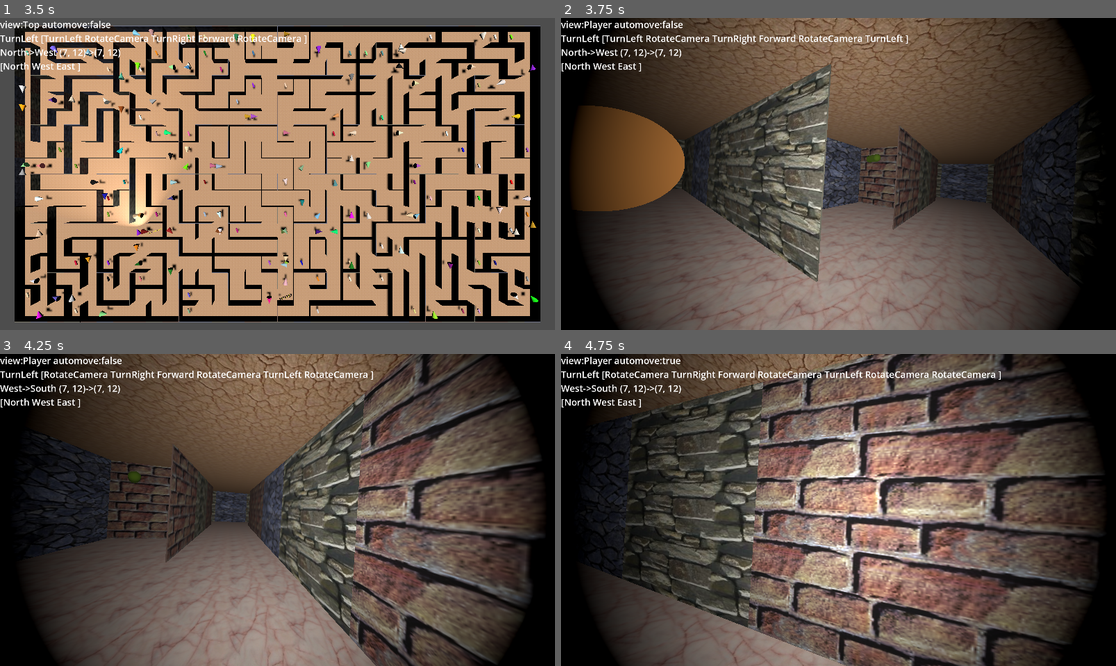
Above: before the commit, frames 1-4 (two rows, left to right).
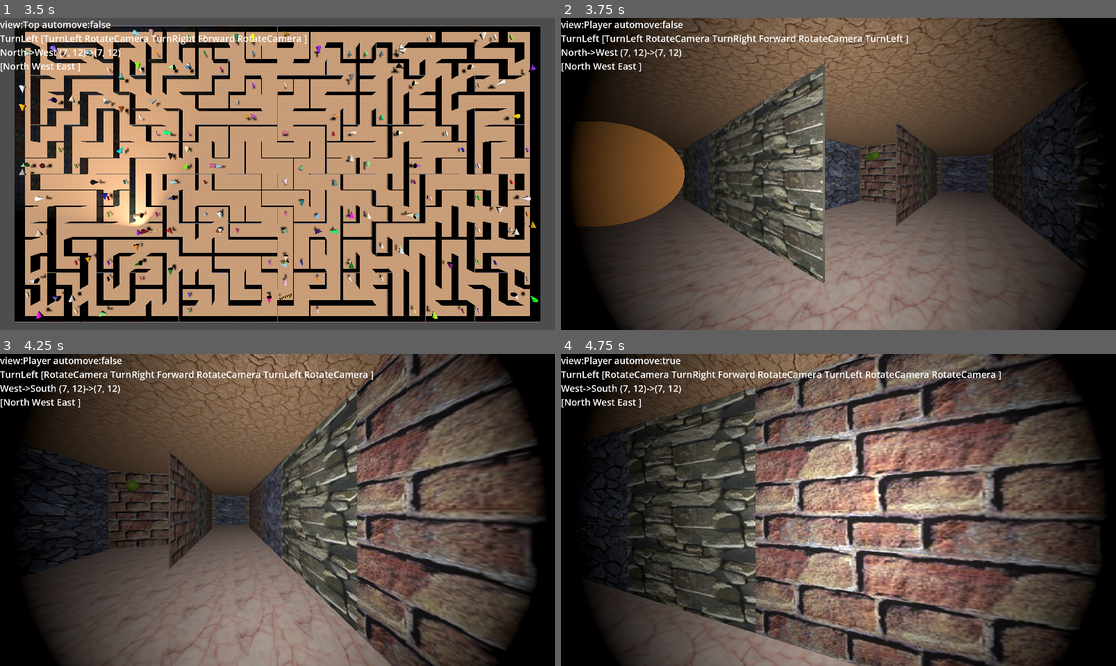
Above: after the commit, the same moments.

Repository: kasworld/gd4maze3d
Game: Godot game, scene res://main.tscn
Same seed, same stepped clock (60 frames per second), same inputs: the game is played once before the commit and once after it.
Inputs (mouse positions are in pixels of both pictures, inside the frame that each line leads up to):
- Up to frame 1 (3.5 s): tap Enter at 0.5 s; move the mouse to (399, 158) at 0.52 s; hold Right 0.53-1.28 s; tap 1 at 0.6, 2.85 s; click (399, 158) at 0.67 s; tap Space at 0.77, 1.52, 3.02 s; move the mouse to (166, 189) at 1.27 s; hold Down 1.28-2.03 s; tap 2 at 1.35 s; move the mouse to (333, 105) at 2.02 s; hold Right 2.03-2.78 s; tap 3 at 2.1 s; move the mouse to (249, 236) at 2.77 s; hold Up from 2.78 s (still down); click (249, 236) at 2.92 s
- Up to frame 2 (3.75 s): move the mouse to (1005, 220) at 3.52 s; release Up at 3.53 s; hold Left from 3.53 s (still down); tap 2 at 3.6 s
- Up to frame 3 (4.25 s): keep holding Left; tap Space at 3.77 s
- Up to frame 4 (4.75 s): keep holding Left; move the mouse to (672, 463) at 4.27 s; tap 3 at 4.35 s; tap Space at 4.52 s

Frame 1 is identical in both runs. In frame 2, 11% of the frame differs, in the area x 3-97%, y 0-100%; in frame 3, 24%; in frame 4, 38%, in the area x 5-98%, y 0-100%.

Commit message:
rotate camera on capsule

Diff:
--- a/character.gd
+++ b/character.gd
@@ -63,15 +63,14 @@
 func get_ani_dur()->float:
 	return (Time.get_unix_time_from_system() - act_start_time)/ani_act_dur
 
-# return true on goal
+# return true on act end
 func act_end(ani_dur :float)->bool:
-	# action ended
-	if act_current != Act.None && ani_dur > 1.0:
+	if act_current != Act.None && ani_dur > 1.0: # action ended
 		dir_old = dir_new
 		pos_old = pos_new
 		act_current = Act.None
-		if pos_old == storey.goal_pos:
-			return true
+		$Camera3D.rotation.z = snapped($Camera3D.rotation.z, PI)
+		return true
 	return false
 
 func ai_act()->void:
--- a/main.gd
+++ b/main.gd
@@ -45,9 +45,13 @@
 func _process(_delta: float) -> void:
 	for i in PlayerCount:
 		var ani_dur = player_list[i].get_ani_dur()
-		if player_list[i].act_end(ani_dur): # goal reached
-			if i == 0:
+		if player_list[i].act_end(ani_dur): # true on act end
+			if i == 0 && storey.is_goal_pos(player_list[i].pos_old):
 				start_new_maze()
+				return
+			if i == 0 && storey.is_capsule_pos(player_list[i].pos_old) : # capsule encounter
+				player_list[0].act_queue.push_back(Character.Act.RotateCamera)
+				storey.remove_capsule_at(player_list[0].pos_old)
 		player_list[i].ai_act()
 		if player_list[i].start_new_act(): # new act start
 			ani_dur = 0
--- a/storey.gd
+++ b/storey.gd
@@ -32,9 +32,20 @@
 var maze_cells :Maze
 var start_pos :Vector2i
 var goal_pos :Vector2i
+func is_goal_pos(p :Vector2i)->bool:
+	return goal_pos == p
 var start_node : MeshInstance3D
 var goal_node : MeshInstance3D
 var capsule_pos_dic :Dictionary
+func is_capsule_pos(p :Vector2i)->bool:
+	return capsule_pos_dic.get(p)!=null
+func remove_capsule_at(p :Vector2i)->bool:
+	var c = capsule_pos_dic.get(p)
+	capsule_pos_dic.erase(p)
+	if c != null :
+		c.queue_free()
+		return true
+	return false
 var storey_h = 1.0
 
 func init(msize :Vector2i)->void:
@@ -180,7 +191,6 @@
 	sp.mesh = mesh
 	return sp
 
-
 func get_color_mat(co: Color)->Material:
 	var mat = StandardMaterial3D.new()
 	mat.albedo_color = co
